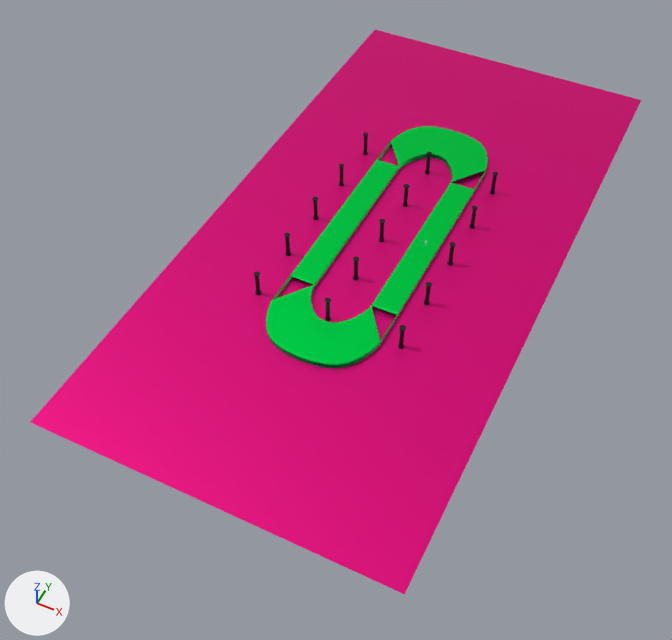
An edit to the OBJ model scenes/maps/clementine eagleston yiik/sandplane.obj, drawn before and after from the same camera.
Both versions are drawn from a 50 mm camera at (128.0, -372.0, 371.0) aimed at (-35.0, -46.0, -37.0). The axes (+X, +Y, +Z) are drawn at lower left. The lights are the same throughout. Where no turn or scale is listed for an object, it has been applied to the vertices. Vertices at the same position are counted once.

Script lines for the objects in view, before the commit:
```python
me_cylinder_001 = bpy.data.meshes.new('Cylinder.001')
me_cylinder_001.from_pydata(...)  # 2880 vertices, 2430 faces; spans x -70.0..19.4, y -76.0..65.0, z -3.0..12.0
me_cylinder_001.materials.append(mat_material_003)  # black #000000
me_plane = bpy.data.meshes.new('Plane')
me_plane.from_pydata(...)  # 198 vertices, 144 faces; spans x -125.0..75.0, y -200.0..200.0, z -5.0..0.0
# faces by material slot: [2, 142]
me_plane.materials.append(mat_material_001)  # pink #e70083
me_plane.materials.append(mat_material_002)  # green #00e753
ob_cylinder_001 = bpy.data.objects.new('Cylinder.001', me_cylinder_001)
ob_cylinder_001.location = (0.0, 0.0, 0.0)
ob_plane = bpy.data.objects.new('Plane', me_plane)
ob_plane.location = (0.0, 0.0, 0.0)
```
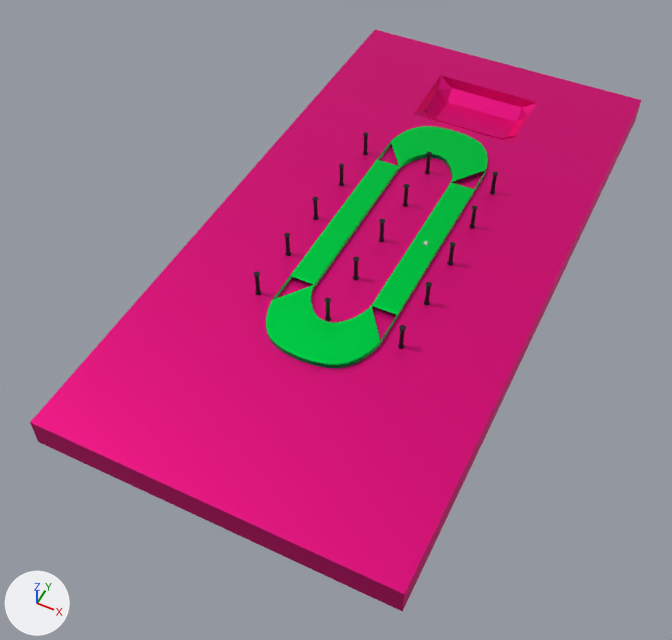
Edits to the bpy script that builds the scene:
```text
Change me_plane:
    used by ob_plane; location = (0.0, 0.0, 0.0)
    remove me_plane.from_pydata(...)  # 198 vertices, 144 faces; spans x -125.0..75.0, y -200.0..200.0, z -5.0..0.0
    add me_plane.from_pydata(...)  # 224 vertices, 176 faces; spans x -125.0..75.0, y -200.0..200.0, z -20.0..0.0
    me_plane part 1
    2 vertices are removed from x -125.0..75.0, y 0.0, z -3.0
    2 faces are deleted
    28 vertices are added at x -125.0..75.0, y -200.0..200.0, z -20.0..-3.0
    34 new faces join them, mat_material_001 (pink #e70083)
```

Boxes [x1, y1, x2, y2] around the edits, measured in the pictures (672 x 640 px):
'Plane', reshaped: before [30, 30, 641, 594]; after [30, 30, 641, 612]
